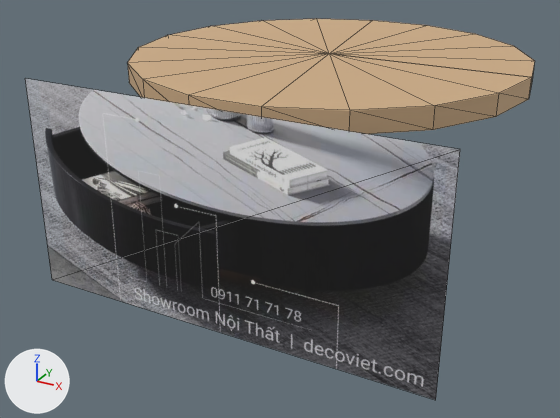
What one commit did to the glTF model storage/picture/mocan-58.glb.
Camera for both pictures: a 50 mm camera at (0.665, -1.414, 0.762) aimed at (-0.057, -0.102, 0.106). Arrows for +X, +Y and +Z are at lower left; the lights stay in place. The picture after the commit comes second. Mesh edges are drawn as thin lines. Vertices at exactly the same position are counted once.

The older version as bpy lines, for what is in view:
```python
mat_wood = principled_material('wood')
mat_wood.base_color = (0.62, 0.42, 0.24)  # beige #cead86
mat_wood.roughness = 0.72
me_mesh_0 = bpy.data.meshes.new('Mesh_0')
me_mesh_0.from_pydata(...)  # 122 vertices, 218 faces; spans x -0.4..0.4, y -0.43..0.394, z 0.0..0.42
# faces by material slot: [216, 2]
me_mesh_0.materials.append(mat_wood)  # beige #cead86
me_mesh_0.materials.append(mat_photo)  # picture img_image_0
ob_furniture = bpy.data.objects.new('furniture', me_mesh_0)
ob_furniture.location = (0.0, 0.0, 0.0)
```
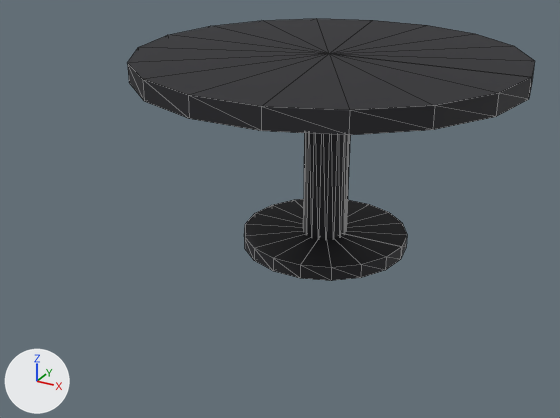
Diff of the bpy script that builds the scene:
```diff
--- a/storage/picture/mocan-58.glb.py
+++ b/storage/picture/mocan-58.glb.py
@@ mat_wood @@
 mat_wood = principled_material('wood')
-mat_wood.base_color = (0.62, 0.42, 0.24)  # beige #cead86
+mat_wood.base_color = (0.016, 0.016, 0.02)  # black #222227
 mat_wood.roughness = 0.72
@@ me_mesh_0 @@
 # used by ob_furniture; location = (0.0, 0.0, 0.0)
-me_mesh_0.from_pydata(...)  # 122 vertices, 218 faces; spans x -0.4..0.4, y -0.43..0.394, z 0.0..0.42
+me_mesh_0.from_pydata(...)  # 118 vertices, 216 faces; spans x -0.4..0.4, y -0.394..0.394, z 0.0..0.42
+# me_mesh_0 part 1: the loose piece of 4 vertices spanning x -0.4..0.4, y -0.43, z 0.004..0.416 is deleted
 me_mesh_0.materials.append(mat_wood)
-me_mesh_0.materials.append(mat_photo)  # picture img_image_0
```

What differs and where, as boxes [x1, y1, x2, y2] in the pictures (560 x 418 px):
'furniture', recoloured, reshaped (beige to black, 20% narrower, 31% shorter)
    before: [25, 19, 535, 400]
    after: [128, 19, 535, 281]
part 1 of me_mesh_0, deleted
    before: [25, 79, 460, 400]
